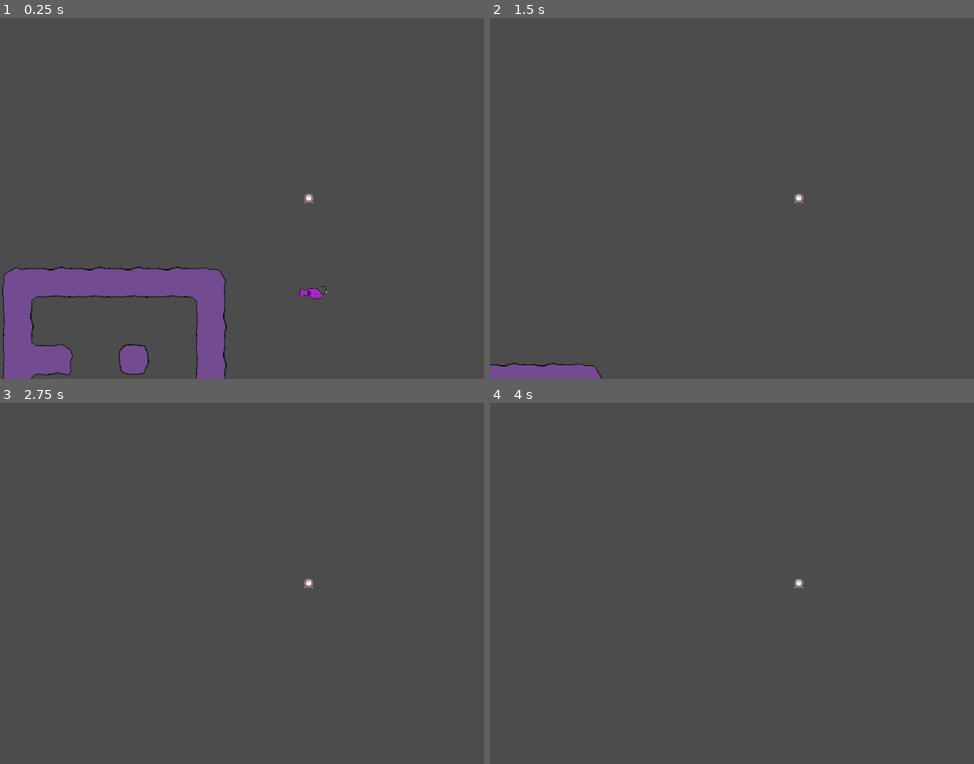
Above: before the commit, frames 1-4 (two rows, left to right).
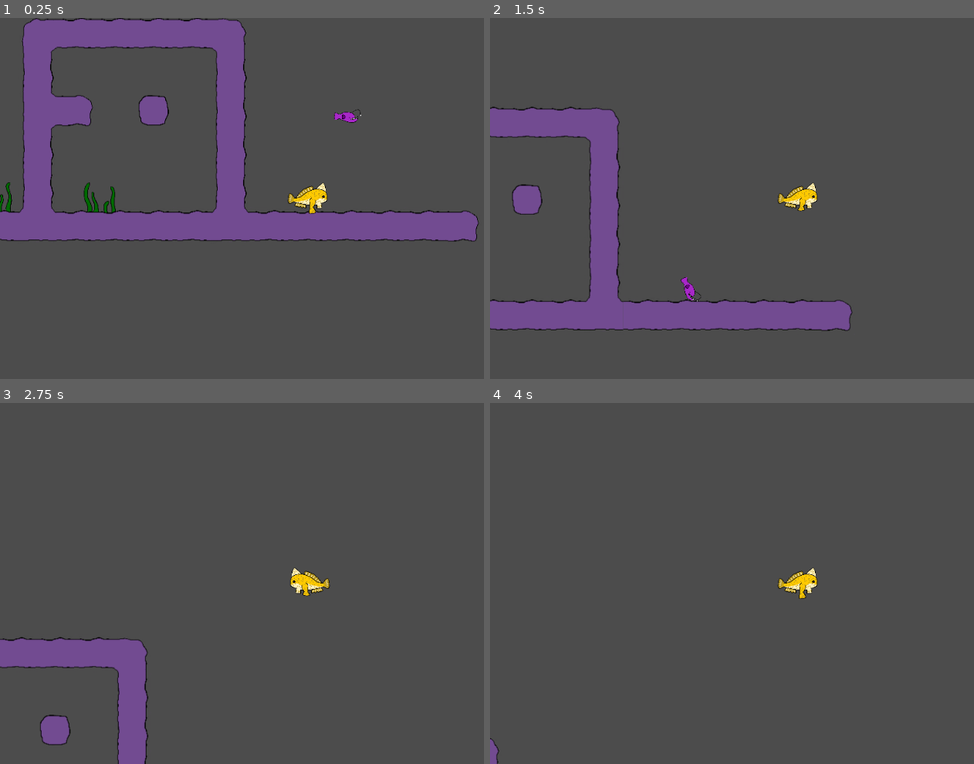
Above: after the commit, the same moments.

Repository: Silver-Ink/Abyzzes-Pixel-Jam
Game: Godot game, scene res://scenes/main.tscn
Two runs of this game, one before a commit and one after it. Both use one fixed random seed, a clock stepped at 60 frames per second and the inputs below.
Inputs:
- Up to frame 1 (0.25 s): no input
- Up to frame 2 (1.5 s): hold D (move-right) from 0.53 s (still down); tap Space (jump) at 0.77 s
- Up to frame 3 (2.75 s): tap Space (jump) at 1.52 s; release D (move-right) at 2.03 s; hold Q (move-left) from 2.03 s (still down)
- Up to frame 4 (4 s): release Q (move-left) at 2.78 s; hold D (move-right) from 2.78 s (still down); tap Space (jump) at 3.02, 3.77 s

The runs differ from the first frame. In frame 1, 27% of the frame differs, in the area x 0-99%, y 0-100%; in frame 2, 13%; in frame 3, 4.9%; in frame 4, 0.5%.

Commit message:
minor fixes

Diff:
--- a/scenes/main.tscn
+++ b/scenes/main.tscn
@@ -13,20 +13,21 @@
 tile_data = PoolIntArray( 131074, 0, 262160, 131075, 0, 327682, 131076, 0, 327682, 131077, 0, 327682, 131078, 0, 327682 …(477 unchanged characters)…
 
 [node name="Player" parent="TileMap" instance=ExtResource( 2 )]
-position = Vector2( 643, 18 )
+position = Vector2( 610, 432 )
 
 [node name="camera" type="Camera2D" parent="TileMap/Player"]
 current = true
 
 [node name="path" parent="TileMap" instance=ExtResource( 5 )]
-position = Vector2( 430, 277 )
+position = Vector2( 454, 398 )
 
 [node name="algues" type="Node" parent="TileMap"]
 
 [node name="algue" parent="TileMap/algues" instance=ExtResource( 3 )]
 position = Vector2( 164, 522 )
-frame = 1
+frame = 0
 offset = Vector2( 102, -88 )
 
 [node name="algue2" parent="TileMap/algues" instance=ExtResource( 3 )]
 position = Vector2( 94, 426 )
+frame = 1
--- a/scenes/player.tscn
+++ b/scenes/player.tscn
@@ -1,9 +1,17 @@
 [gd_scene load_steps=11 format=2]
 
-[ext_resource path="res://art/playerGrey_up1.png" type="Texture" id=1]
-[ext_resource path="res://art/playerGrey_up2.png" type="Texture" id=2]
 [ext_resource path="res://images/handfish.png" type="Texture" id=3]
 [ext_resource path="res://scripts/player.gd" type="Script" id=5]
+
+[sub_resource type="AtlasTexture" id=8]
+flags = 4
+atlas = ExtResource( 3 )
+region = Rect2( 500, 0, 500, 500 )
+
+[sub_resource type="AtlasTexture" id=9]
+flags = 4
+atlas = ExtResource( 3 )
+region = Rect2( 1500, 0, 500, 500 )
 
 [sub_resource type="AtlasTexture" id=4]
 flags = 4
@@ -27,10 +35,10 @@
 
 [sub_resource type="SpriteFrames" id=1]
 animations = [ {
-"frames": [ ExtResource( 1 ), ExtResource( 2 ) ],
+"frames": [ SubResource( 8 ), SubResource( 9 ) ],
 "loop": true,
 "name": "swim",
-"speed": 5.0
+"speed": 2.0
 }, {
 "frames": [ SubResource( 4 ), SubResource( 5 ), SubResource( 6 ), SubResource( 7 ) ],
 "loop": true,
@@ -49,7 +57,6 @@
 scale = Vector2( 0.14, 0.14 )
 frames = SubResource( 1 )
 animation = "walk"
-frame = 1
 playing = true
 
 [node name="CollisionShape2D" type="CollisionShape2D" parent="."]
--- a/scripts/player.gd
+++ b/scripts/player.gd
@@ -21,9 +21,10 @@
 	#Les animations
 	if is_on_floor():
 		$AnimatedSprite.animation = "walk"
-		$AnimatedSprite.flip_h = velocity.x < 0
+
 	else:
 		$AnimatedSprite.animation = "swim"
+	if velocity.x != 0:
 		$AnimatedSprite.flip_h = velocity.x < 0
 	#La gravité
 	if velocity.y < 80:
